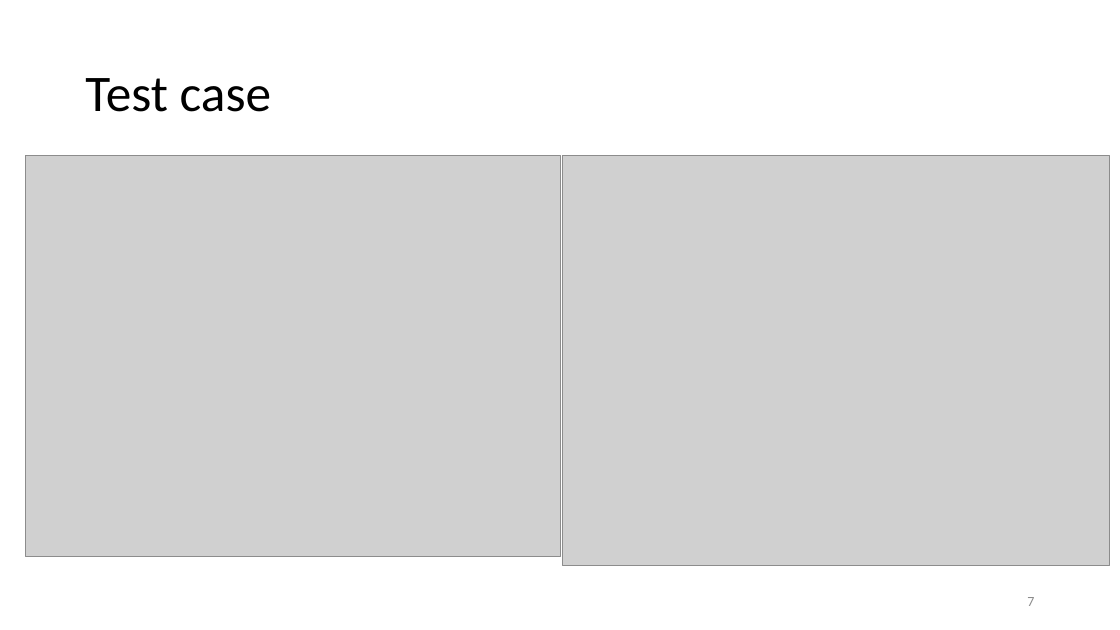
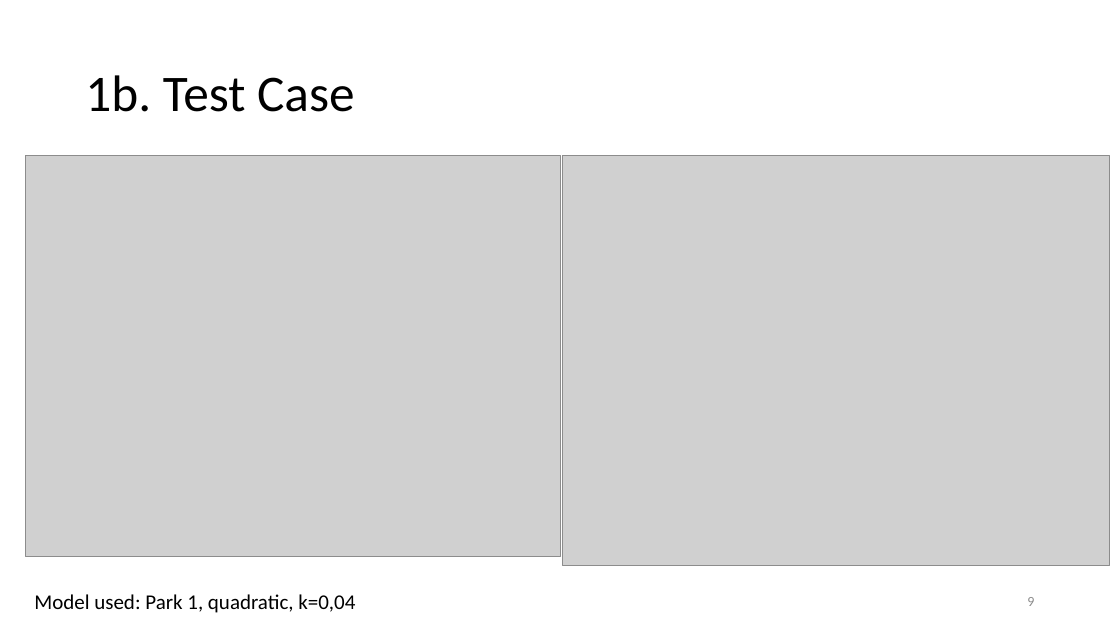
Before and after one commit to obossuyt/Thesis_Ottelien, a slide deck: slide 9 of Meetings & Official Documents/20180213_Meeting07.pptx (slide 7 before the commit). Drawn at 1120x630 pixels with LibreOffice and Linux fonts; fonts in the diff are those of the drawing; grey boxes stand for pictures. Boxes give left, top, right and bottom in pixels: in the first picture for what was removed or moved away, otherwise in the second. Text is boxed around its words. In the diff, an @@ line names an element or a change of style, - is before the commit and + after.

```diff
--- a/Meetings & Official Documents/20180213_Meeting07.pptx
+++ b/Meetings & Official Documents/20180213_Meeting07.pptx
@@ title at (85,75,355,112): text changed @@
-Test case
+1b. Test Case
@@ text added at (34,594,355,613), 18 pt, text #000000 @@
+Model used: Park 1, quadratic, k=0,04
@@ page number at (1027,597,1034,606): text changed @@
-7
+9
```
Also in this commit, not shown: 11 other slides changed, 8 slides added, 1 slide removed.
